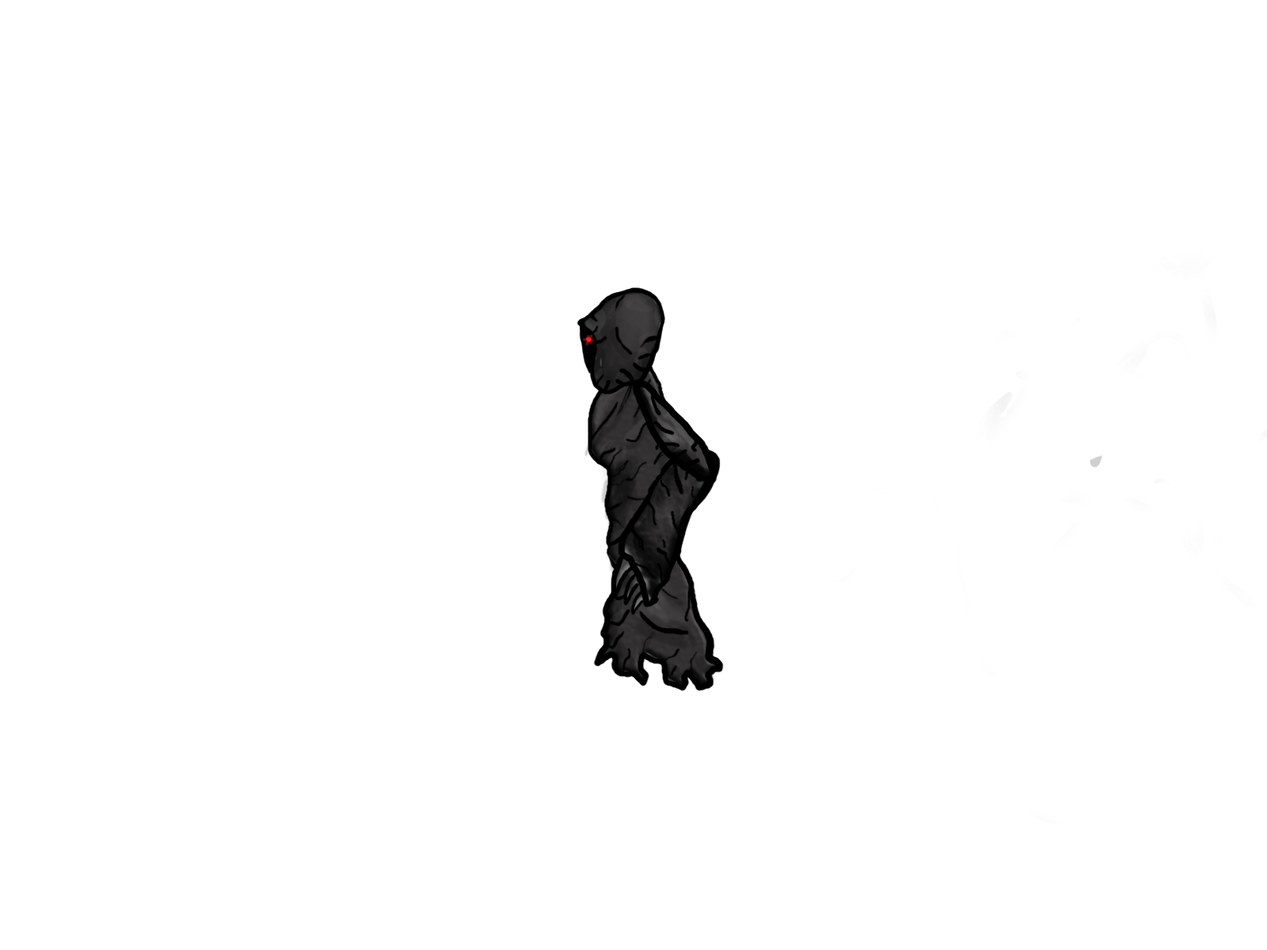
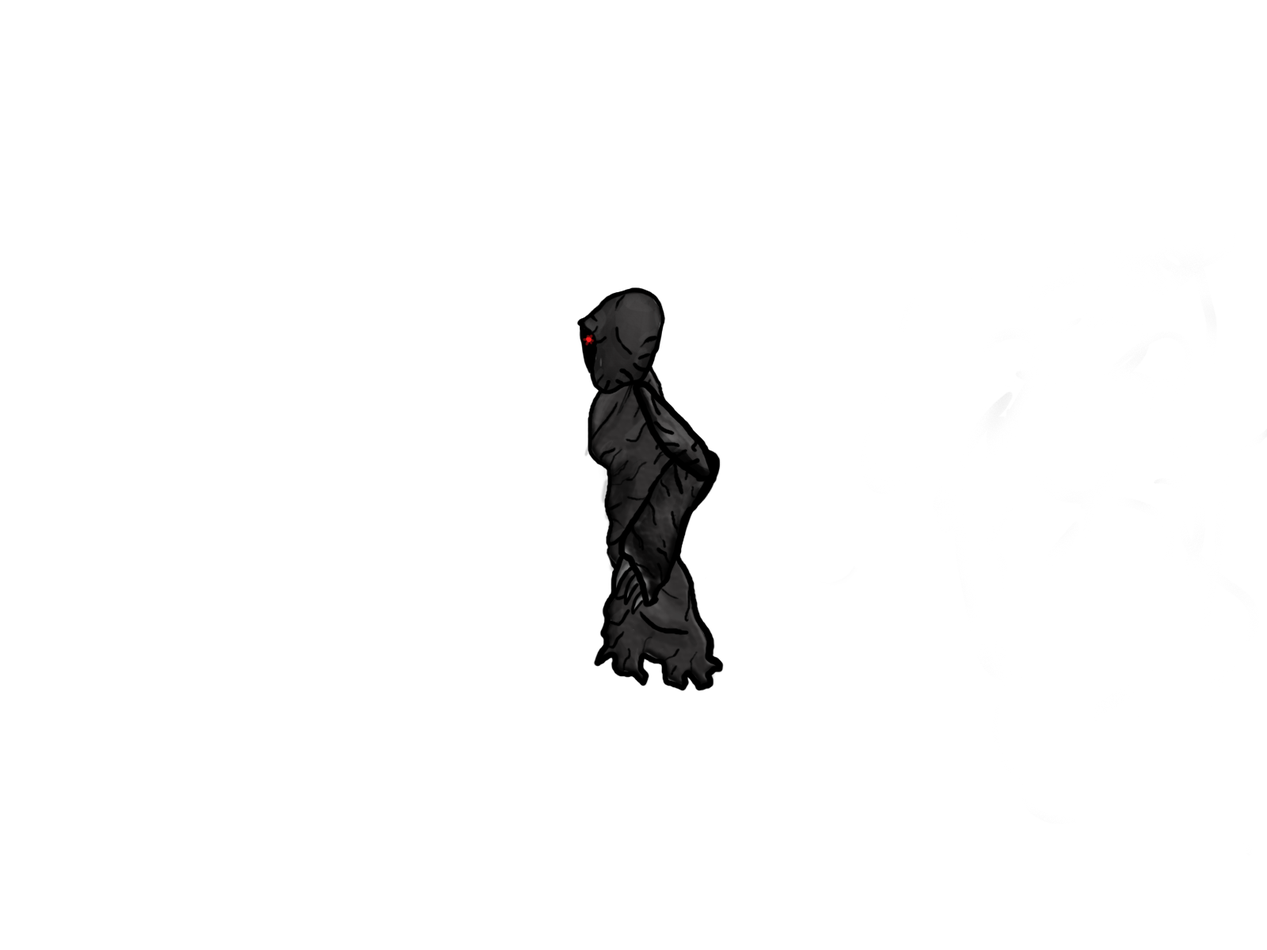
Two versions of the same layered image (1267 x 950). Layer-by-layer changes:
painted on "Layer 8" over [1089, 455, 1103, 468]
